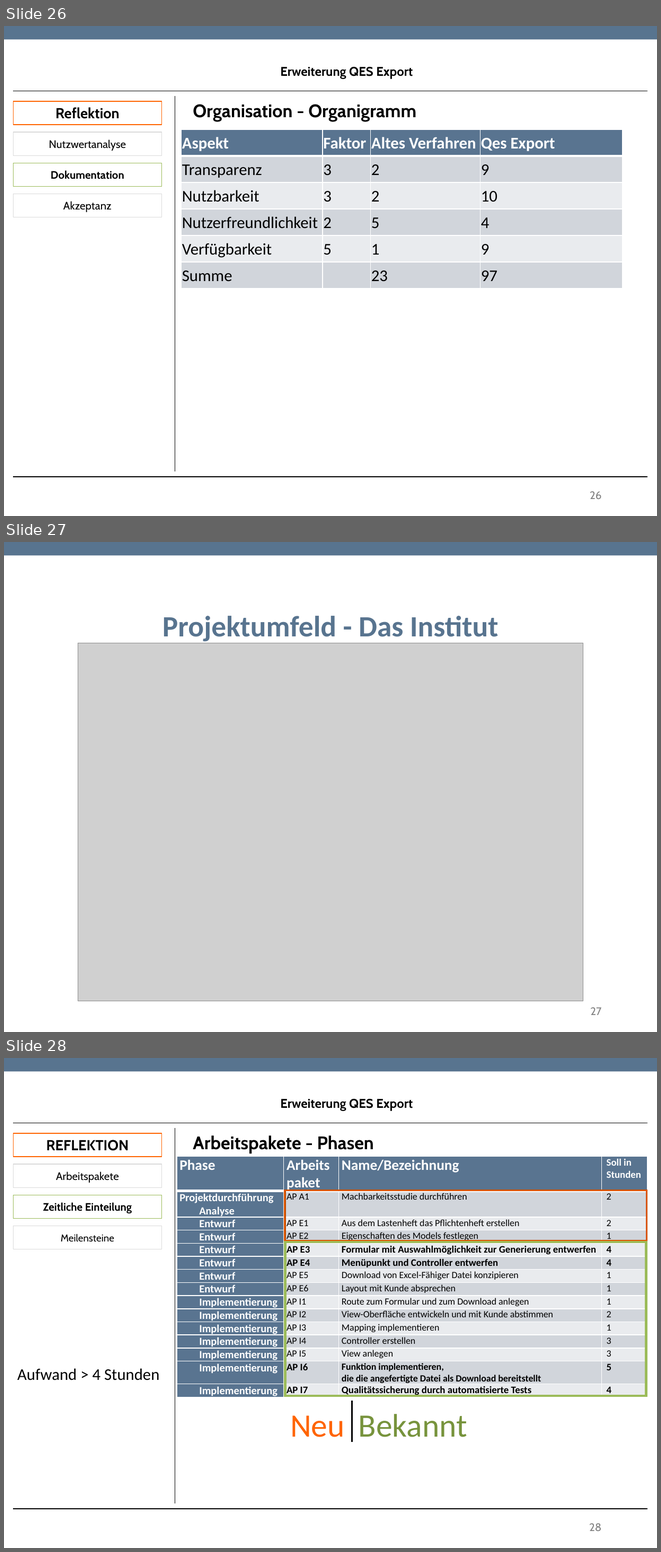
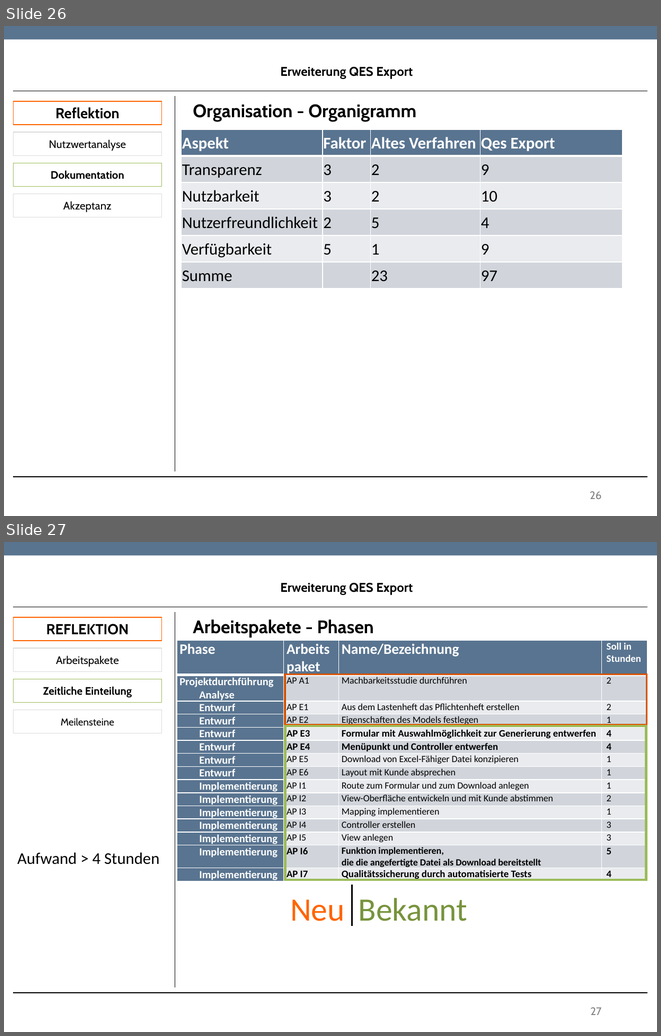
Before and after one commit to TwoHorus/dbExelExportLaravel, a slide deck: DOC/Fachgespraech.pptx. Shown one above the other, each under a label of ours: slides 26, 27 and 28 before the commit, slides 26 and 27 after it. The pictures are 661x1552 and 661x1036 pixels, drawn with LibreOffice and Linux fonts; fonts in the diff are those of the drawing; grey boxes stand for pictures; background and template pictures are left out. Boxes give left, top, right and bottom in pixels: in the first picture for what was removed or moved away, otherwise in the second. Text is boxed around its words. In the diff, an @@ line names an element or a change of style, - is before the commit and + after.

```diff
--- a/DOC/Fachgespraech.pptx
+++ b/DOC/Fachgespraech.pptx
@@ slide 27 removed at box(4, 542, 657, 1032), background #FFFFFF; not listed: 1 template element that a slide beside it also shows @@
@@ title removed at box(162, 616, 498, 644) @@
-Projektumfeld - Das Institut
@@ picture removed at box(78, 643, 583, 1000) @@
@@ rectangle removed at box(27, 987, 130, 1032) @@
@@ page number removed at box(590, 1007, 601, 1015) @@
-27
@@ what was slide 28 is now slide 27 @@
@@ page number at box(590, 1007, 601, 1015): text changed @@
-28
+27
```
Also in this commit, not shown: 3 slides changed.
